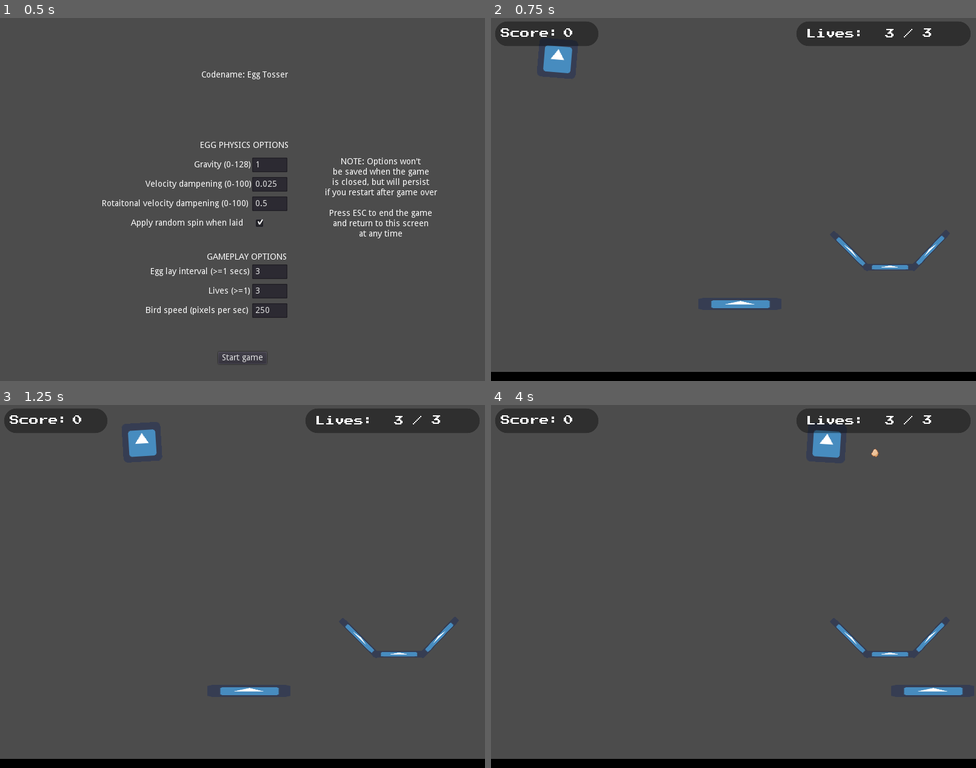
Above: before the commit, frames 1-4 (two rows, left to right).
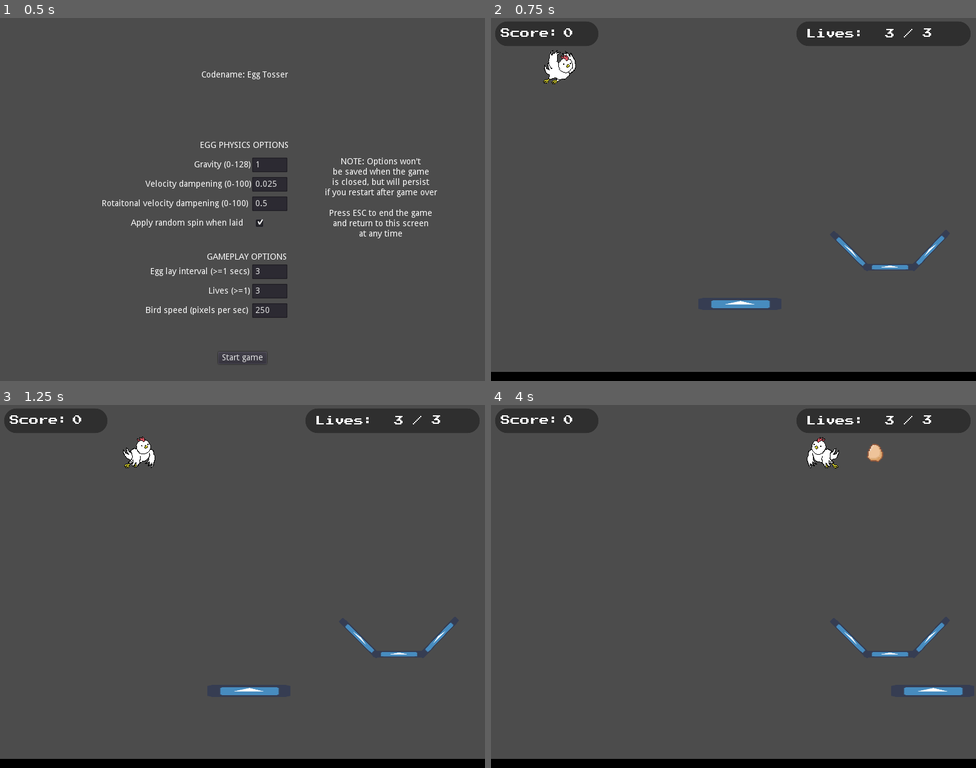
Above: after the commit, the same moments.

Repository: thatnick/fragile
Game: Godot game, scene res://scenes/debug_options.tscn
The game is run twice, just before and just after one commit, with the same random seed, the same clock (stepped at 60 frames per second) and the same inputs. The engine's default icon, where the game draws it, is replaced by a stand-in: a white triangle on a blue panel in a dark square.
Inputs:
- Up to frame 1 (0.5 s): no input
- Up to frame 2 (0.75 s): click "Start game" at 0.5 s
- Up to frame 3 (1.25 s): no input
- Up to frame 4 (4 s): hold Right (ui_right) 1.28-2.03 s; hold Left (ui_left) 2.03-2.78 s; hold Right (ui_right) from 2.78 s (still down)

Frame 1 is identical in both runs. In frame 2, 0.5% of the frame differs, in the area x 10-18%, y 7-19%; in frame 3, 0.6%; in frame 4, 0.7%, in the area x 65-81%, y 6-18%.

Commit message:
Add new egg and bird sprites Add Egg class name Don't disable collisionshapes when landing in nest

Diff:
--- a/project.godot
+++ b/project.godot
@@ -9,12 +9,18 @@
 config_version=4
 
 _global_script_classes=[ {
+"base": "RigidBody2D",
+"class": "Egg",
+"language": "GDScript",
+"path": "res://scripts/egg.gd"
+}, {
 "base": "CanvasLayer",
 "class": "HUD",
 "language": "GDScript",
 "path": "res://scripts/hud.gd"
 } ]
 _global_script_class_icons={
+"Egg": "",
 "HUD": ""
 }
 
--- a/scenes/egg.tscn
+++ b/scenes/egg.tscn
@@ -1,16 +1,10 @@
 [gd_scene load_steps=7 format=2]
 
 [ext_resource path="res://scripts/egg.gd" type="Script" id=1]
-[ext_resource path="res://sprites/barn_egg.png" type="Texture" id=2]
+[ext_resource path="res://sprites/egg_1.png" type="Texture" id=2]
 
 [sub_resource type="PhysicsMaterial" id=2]
 bounce = 1.0
-
-[sub_resource type="CircleShape2D" id=3]
-radius = 5.0
-
-[sub_resource type="CircleShape2D" id=4]
-radius = 6.0
 
 [sub_resource type="SpriteFrames" id=5]
 animations = [ {
@@ -20,6 +14,12 @@
 "speed": 5.0
 } ]
 
+[sub_resource type="CircleShape2D" id=3]
+radius = 7.0
+
+[sub_resource type="CircleShape2D" id=4]
+radius = 13.0
+
 [node name="Egg" type="RigidBody2D"]
 collision_layer = 2
 collision_mask = 15
@@ -28,14 +28,6 @@
 contact_monitor = true
 script = ExtResource( 1 )
 
-[node name="EggShapeTop" type="CollisionShape2D" parent="."]
-position = Vector2( 0, -2 )
-shape = SubResource( 3 )
-
-[node name="EggShapeBottom" type="CollisionShape2D" parent="."]
-position = Vector2( 0, 1 )
-shape = SubResource( 4 )
-
 [node name="HatchTimer" type="Timer" parent="."]
 wait_time = 5.0
 one_shot = true
@@ -43,5 +35,13 @@
 [node name="AnimatedSprite" type="AnimatedSprite" parent="."]
 frames = SubResource( 5 )
 
+[node name="EggShapeTop" type="CollisionShape2D" parent="."]
+position = Vector2( 0, -7 )
+shape = SubResource( 3 )
+
+[node name="EggShapeBottom" type="CollisionShape2D" parent="."]
+position = Vector2( 0, 2 )
+shape = SubResource( 4 )
+
 [connection signal="body_entered" from="." to="." method="_on_Egg_body_entered"]
 [connection signal="timeout" from="HatchTimer" to="." method="_on_HatchTimer_timeout"]
--- a/scenes/egg_gen.tscn
+++ b/scenes/egg_gen.tscn
@@ -1,7 +1,8 @@
-[gd_scene load_steps=5 format=2]
+[gd_scene load_steps=6 format=2]
 
-[ext_resource path="res://icon.png" type="Texture" id=1]
+[ext_resource path="res://sprites/hen_flying_2.png" type="Texture" id=1]
 [ext_resource path="res://scripts/egg_gen.gd" type="Script" id=2]
+[ext_resource path="res://sprites/hen_flying_1.png" type="Texture" id=3]
 
 [sub_resource type="Curve2D" id=1]
 _data = {
@@ -10,13 +11,14 @@
 
 [sub_resource type="SpriteFrames" id=2]
 animations = [ {
-"frames": [ ExtResource( 1 ) ],
+"frames": [ ExtResource( 3 ), ExtResource( 1 ) ],
 "loop": true,
 "name": "default",
 "speed": 5.0
 } ]
 
 [node name="EggGen" type="Path2D"]
+position = Vector2( 0, 38 )
 curve = SubResource( 1 )
 script = ExtResource( 2 )
 
@@ -25,8 +27,10 @@
 rotation = 0.0831392
 
 [node name="AnimatedSprite" type="AnimatedSprite" parent="Bird"]
-position = Vector2( 31.9377, -1.99615 )
+position = Vector2( 26.789, -63.782 )
 frames = SubResource( 2 )
+playing = true
+flip_h = true
 
 [node name="EggSpawnTimer" type="Timer" parent="."]
 wait_time = 5.0
--- a/scenes/game.tscn
+++ b/scenes/game.tscn
@@ -27,5 +27,6 @@
 position = Vector2( 658, 376 )
 
 [node name="EggGen" parent="." instance=ExtResource( 6 )]
+position = Vector2( 0, 77 )
 
 [node name="HUD" parent="." instance=ExtResource( 7 )]
--- a/scripts/egg.gd
+++ b/scripts/egg.gd
@@ -1,11 +1,10 @@
-#egg.gd
-
+class_name Egg
 extends RigidBody2D
 
 const LIVES_LOST_VALUE: int = 1
 const PLAYER_BOUNCE = 0.1
 const SCORE_VALUE: int = 1
-const HATCH_WAIT_TIME = 5
+const HATCH_WAIT_TIME = 3
 
 var in_nest = false setget set_in_nest
 var hatched = false
@@ -25,7 +24,7 @@
 	if body.name == "Floor":
 		hit_floor()
 
-# hatch the egg when the timer runs out (it starts on egg creation)
+# hatch the egg when the timer runs out
 func _on_HatchTimer_timeout():
 	hatch()
 
@@ -39,13 +38,11 @@
 func hatch():
 	manager.score += SCORE_VALUE
 	set_deferred("mode", MODE_STATIC)
-	$EggShapeTop.set_deferred("disabled", true)
-	$EggShapeBottom.set_deferred("disabled", true)
 	hatched = true
 
 func set_in_nest(new_value):
 	in_nest = new_value
 	if in_nest && !hatched && $HatchTimer.is_stopped():
 		$HatchTimer.start(HATCH_WAIT_TIME)
-	elif !in_nest:
+	elif !in_nest && !hatched:
 		$HatchTimer.stop()
--- a/scripts/egg_gen.gd
+++ b/scripts/egg_gen.gd
@@ -23,6 +23,7 @@
 	# reverse when reaching the end of the path
 	if ($Bird.unit_offset >= 1 || $Bird.unit_offset <= 0):
 		speed = -speed
+		$Bird/AnimatedSprite.flip_h = !$Bird/AnimatedSprite.flip_h
 
 func _on_EggSpawnTimer_timeout():
 	spawn_egg()
--- a/scripts/nest.gd
+++ b/scripts/nest.gd
@@ -1,10 +1,9 @@
 extends StaticBody2D
 
 func _on_Area2D_body_entered(body):
-	if body.name == "Egg":
+	if body is Egg:
 		body.in_nest = true
 
-
 func _on_Area2D_body_exited(body):
-	if body.name == "Egg":
+	if body is Egg:
 		body.in_nest = false
Binary file removed: sprites/barn_egg.png
Binary file removed: sprites/barn_egg_2.png
Binary file removed: sprites/barn_egg_3.png
Binary file added: sprites/chick.png
Not shown, added: sprites/chick.png.import
Binary file added: sprites/egg_1.png
Not shown, changed: sprites/egg_1.png.import
Binary file added: sprites/egg_2.png
Not shown, added: sprites/egg_2.png.import
Binary file added: sprites/egg_3.png
Not shown, changed: sprites/egg_3.png.import
Binary file added: sprites/hen_flying_1.png
(and 3 more such lines)
